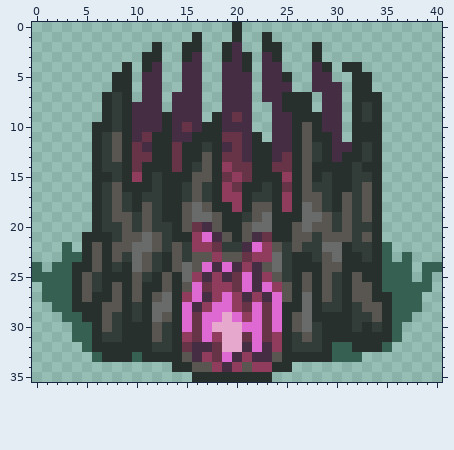
A pixel-art sprite gets an edit: Sprites/castle.png. Above: the version before the commit.
The file is 41x36 pixels.
After the commit:
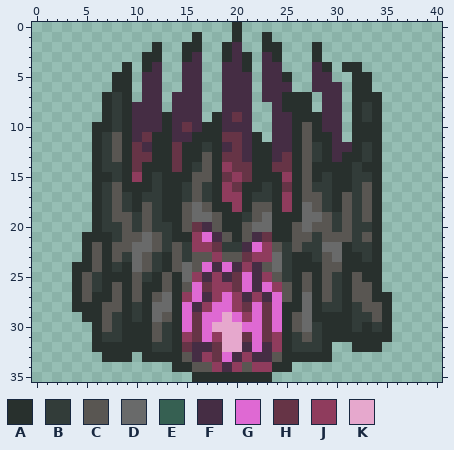
Palette (. is transparent): A #28302d  B #323c39  C #595652  D #696a6a  E #366052  F #452d44  G #df69d3  H #663446  J #8f3c5d  K #e6a8cd
Edits made:
y 22: x 3 E -> .; x 35 E -> .
y 23: x 3..4 EE -> ..; x 35 E -> .; x 37 E -> .
y 24: x 0 E -> .; x 2..3 EE -> ..; x 35..37 EEE -> ...; x 39..40 EE -> ..
y 25: x 0..3 EEEE -> ....; x 35..37 EEE -> ...; x 39 E -> .
y 26: x 1..3 EEE -> ...; x 35..39 EEEEE -> .....
y 27: x 1..3 EEE -> ...; x 36..38 EEE -> ...
y 28: x 2..3 EE -> ..; x 36..38 EEE -> ...
y 29: x 3..4 EE -> ..; x 36..37 EE -> ..
y 30..31: x 4..5 EE -> ..; x 36 E -> .
y 32: x 5 E -> .; x 30..31 EE -> ..; x 35 E -> .
y 33: x 6 E -> .; x 10 E -> .; x 30..32 EEE -> ...
Where, in picture pixels (left, top, right, bottom), the same in both pictures:
erased: (32, 242, 142, 362)
erased: (332, 242, 442, 362)
